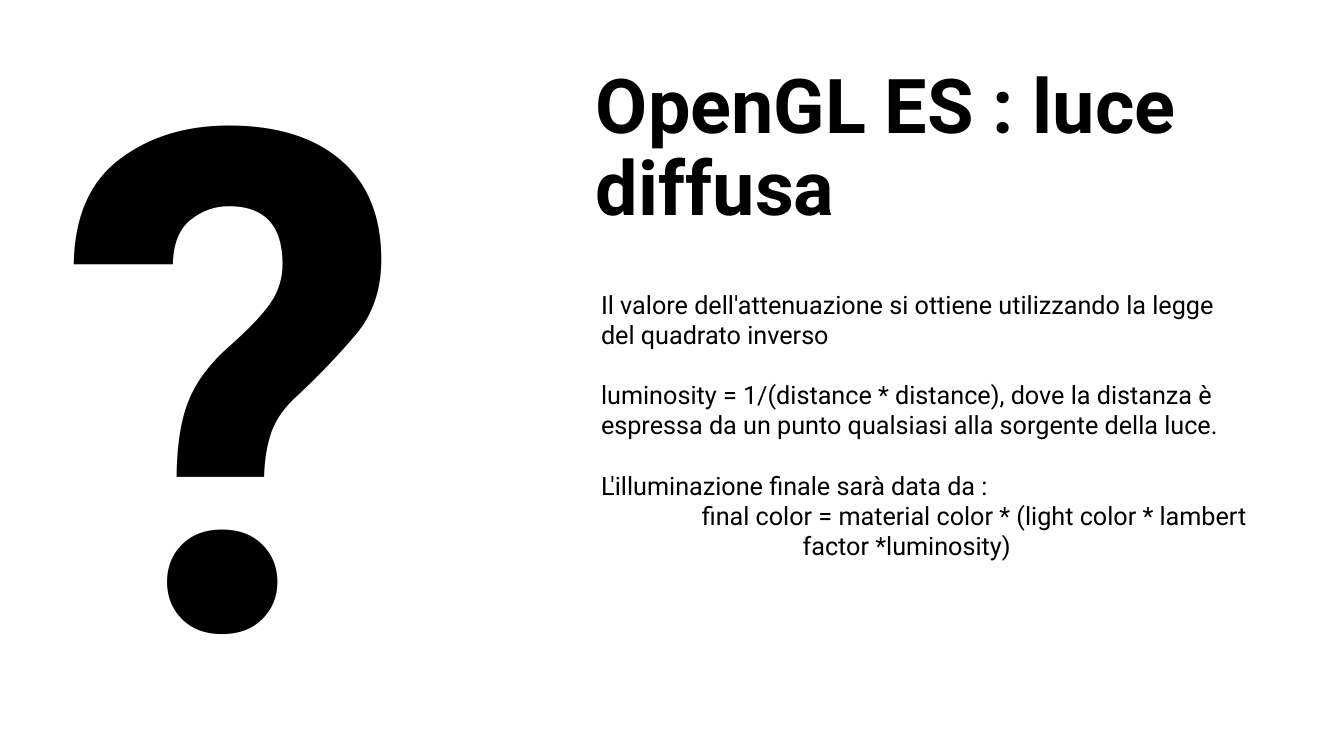
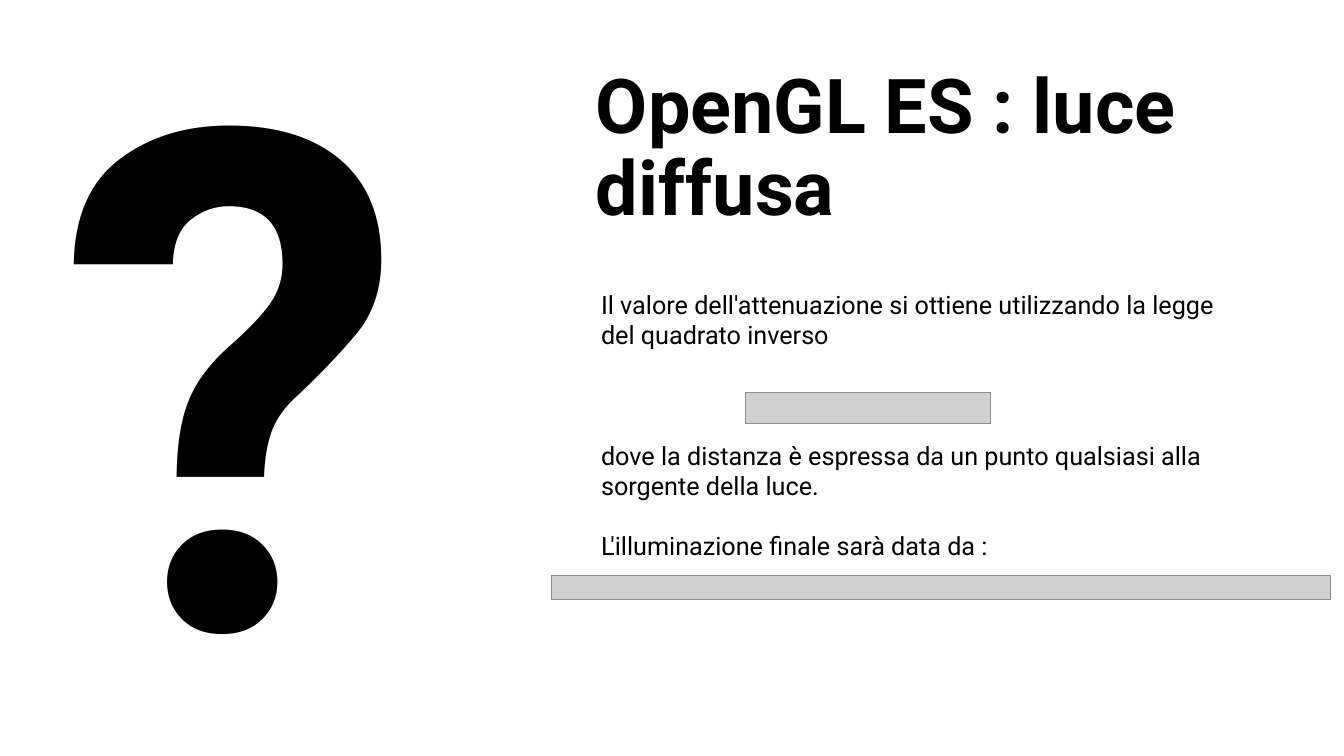
Before and after one commit to AntonioDOrazio/MobileProgramming_OpenGL, a slide deck: slide 49 of Materiale/BozzaOpenGL.pptx. Drawn at 1344x756 pixels with LibreOffice and Linux fonts; fonts in the diff are those of the drawing; grey boxes stand for pictures. Boxes give left, top, right and bottom in pixels: in the first picture for what was removed or moved away, otherwise in the second. Text is boxed around its words. In the diff, an @@ line names an element or a change of style, - is before the commit and + after.

```diff
--- a/Materiale/BozzaOpenGL.pptx
+++ b/Materiale/BozzaOpenGL.pptx
@@ free "Il valore dell'attenuazione si ottiene ..." resized from (x1=590, y1=284, x2=1262, y2=748) to (x1=590, y1=284, x2=1262, y2=756) @@
@@ picture added at (x1=746, y1=393, x2=990, y2=423) @@
@@ text in free at (x1=601, y1=446, x2=1201, y2=501): text changed @@
-luminosity = 1/(distance * distance), dove la distanza è espressa da un punto qualsiasi alla sorgente della luce.
+dove la distanza è espressa da un punto qualsiasi alla sorgente della luce.
@@ text in free at (x1=702, y1=505, x2=1247, y2=561): paragraph removed @@
-final color = material color * (light color * lambert factor *luminosity)
@@ picture added at (x1=551, y1=575, x2=1330, y2=599) @@
```
Also in this commit, not shown: 2 other slides changed.
